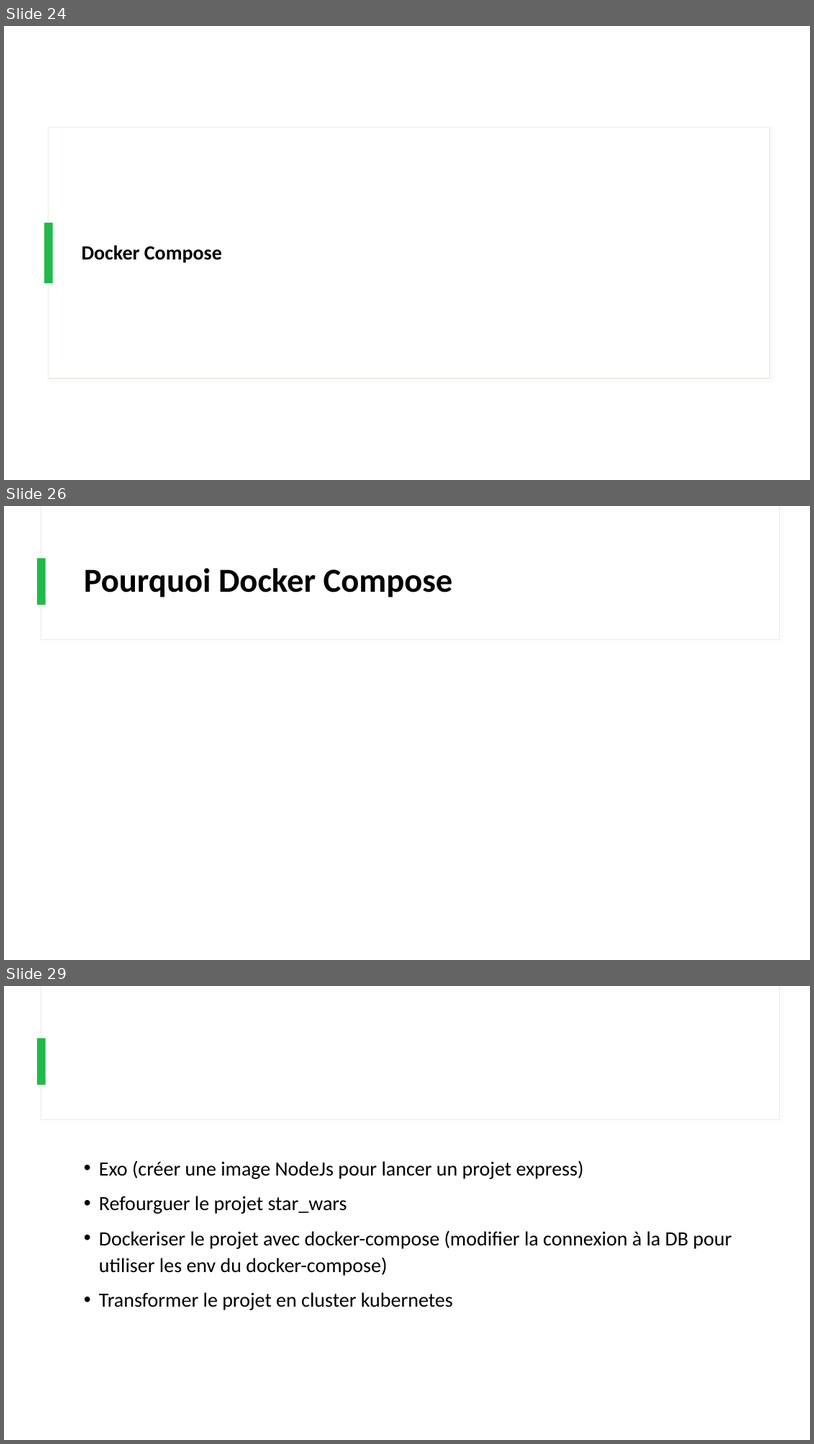
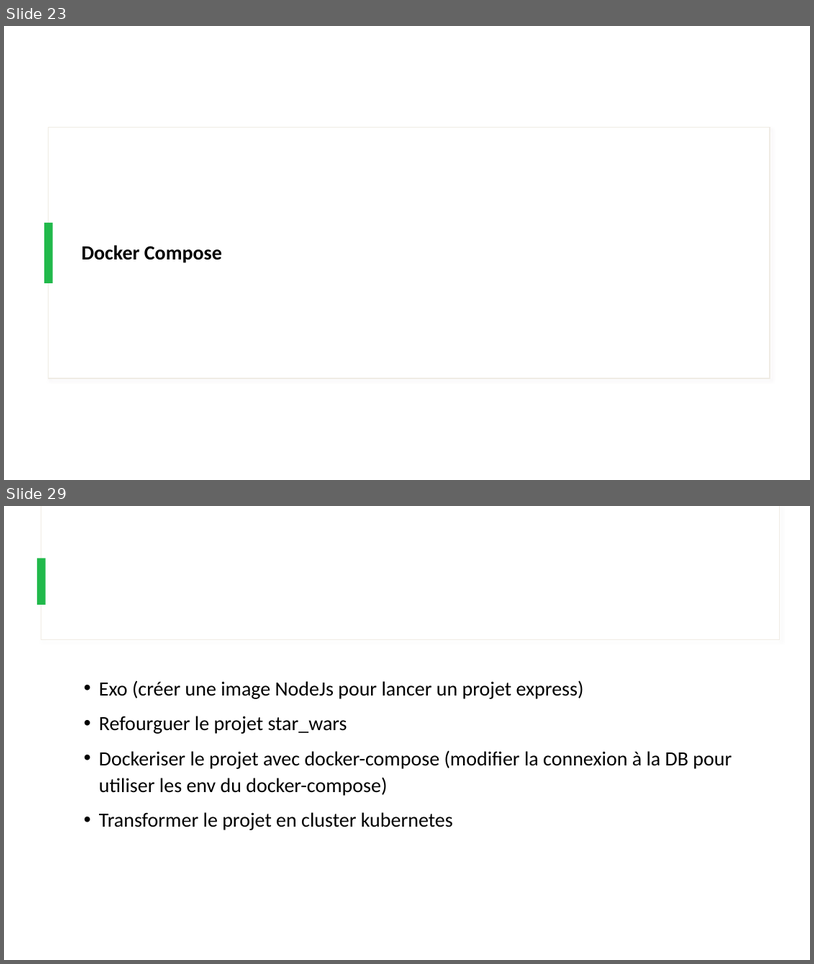
Before and after one commit to IPSSIASIDEV2/Jedy-DockerKubernetes-Formation, a slide deck: Cours/Cours.pptx. Shown one above the other, each under a label of ours: slides 24, 26 and 29 before the commit, slides 23 and 29 after it; the slides between them are not shown. The pictures are 814x1444 and 814x964 pixels, drawn with LibreOffice and Linux fonts; fonts in the diff are those of the drawing. Boxes give left, top, right and bottom in pixels: in the first picture for what was removed or moved away, otherwise in the second. Text is boxed around its words. In the diff, an @@ line names an element or a change of style, - is before the commit and + after.

```diff
--- a/Cours/Cours.pptx
+++ b/Cours/Cours.pptx
@@ slide 26 removed at bbox=[4, 506, 810, 960], background #FFFFFF; not listed: 3 template elements that a slide beside it also shows @@
@@ title removed at bbox=[84, 568, 453, 597] @@
-Pourquoi Docker Compose
@@ what was slide 24 is now slide 23 @@
```
Also in this commit, not shown: 3 slides changed, 2 slides added, 1 other slide removed, 3 other files.
